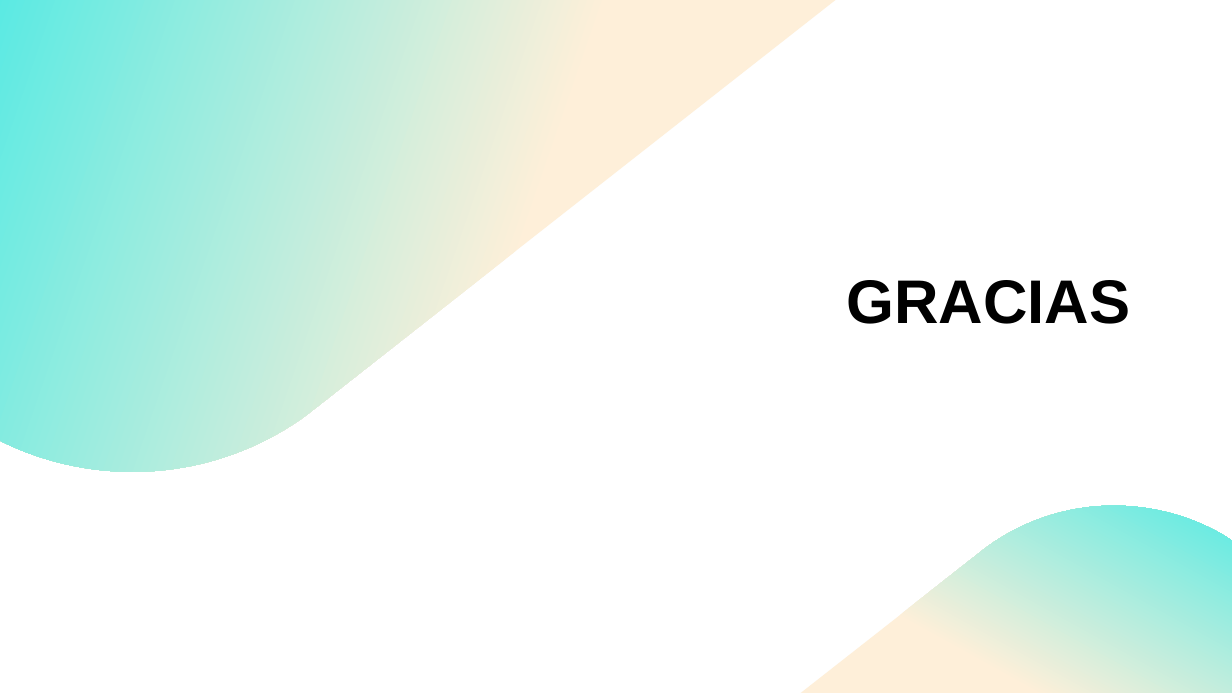
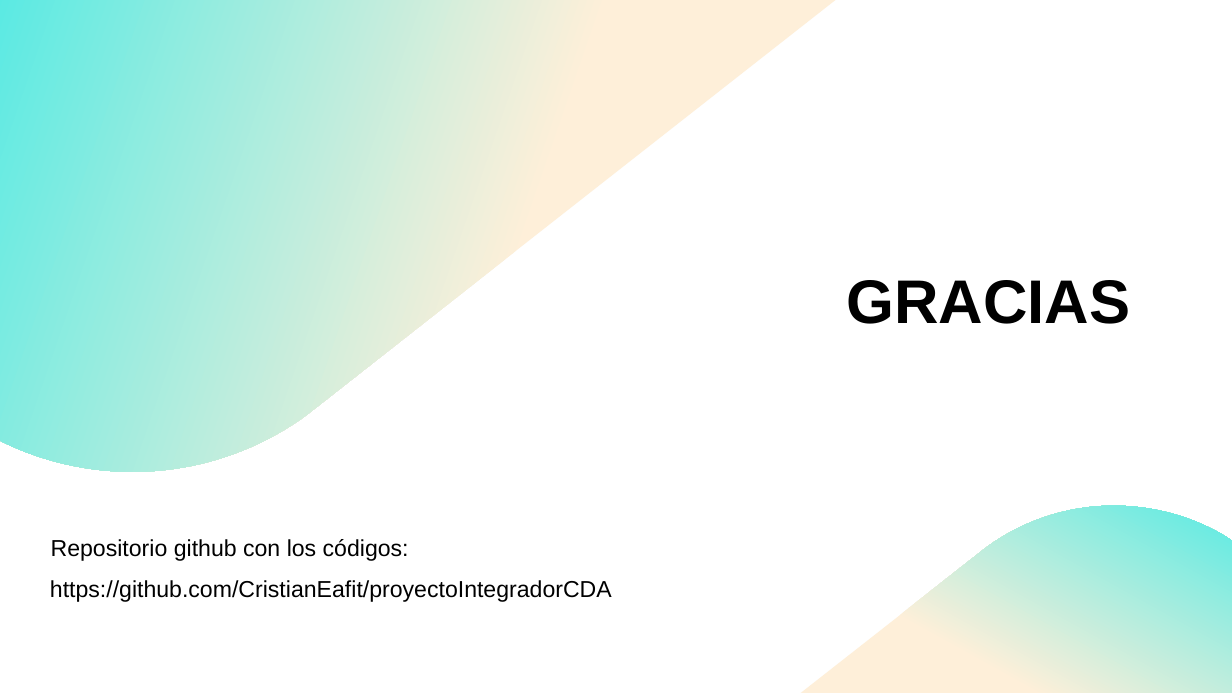
Before and after one commit to CristianEafit/proyectoIntegradorCDA, a slide deck: slide 20 of PresentaciónProyecto.pptx (slide 19 before the commit). Drawn at 1232x693 pixels with LibreOffice and Linux fonts; fonts in the diff are those of the drawing. Boxes give left, top, right and bottom in pixels: in the first picture for what was removed or moved away, otherwise in the second. Text is boxed around its words. In the diff, an @@ line names an element or a change of style, - is before the commit and + after.

```diff
--- a/PresentaciónProyecto.pptx
+++ b/PresentaciónProyecto.pptx
@@ text added at (51, 539, 409, 561), 18 pt, text #000000 @@
+Repositorio github con los códigos:
@@ text added at (50, 580, 612, 602), 18 pt, text #000000 @@
+https://github.com/CristianEafit/proyectoIntegradorCDA
```
Also in this commit, not shown: 1 other slide changed, 1 slide added.
